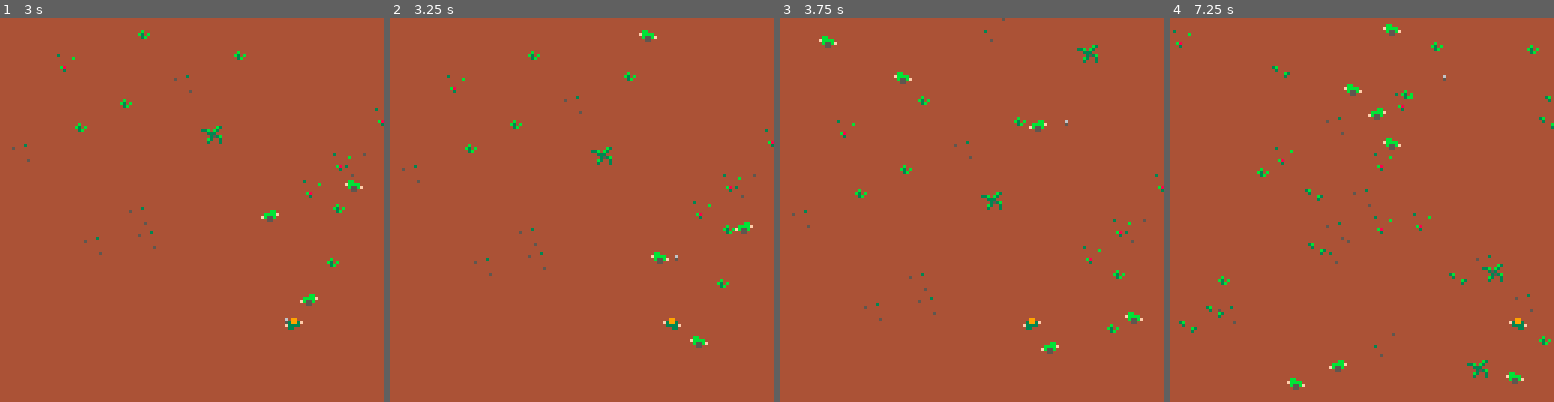
Above: before the commit, frames 1-4 (left to right).
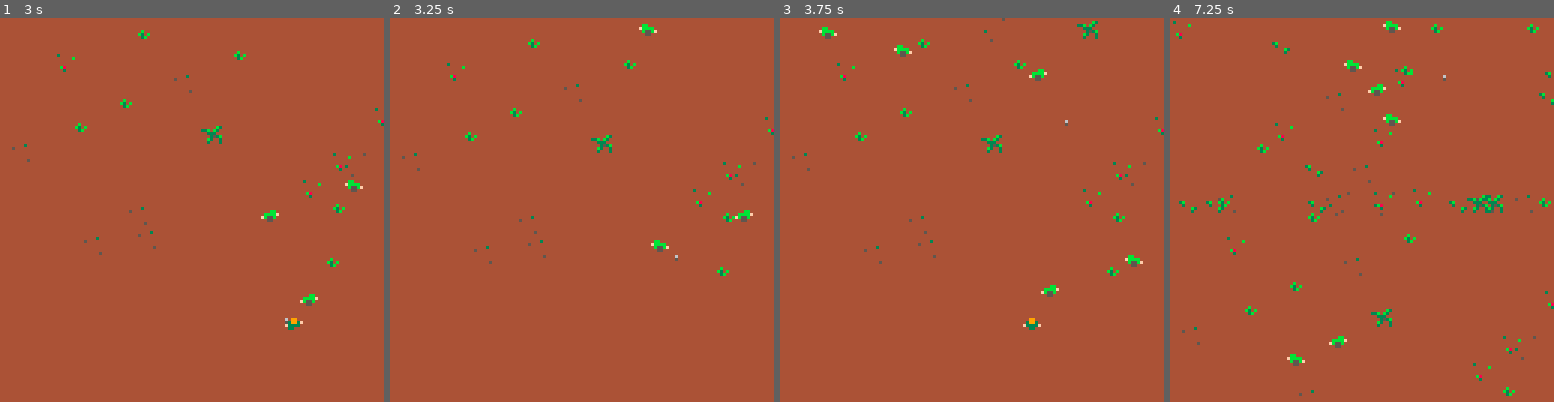
Above: after the commit, the same moments.

Repository: pond823/GetToTheChopper
Game: PICO-8 cartridge gettothechopper.p8
Two runs of this game, one before a commit and one after it. Both use one fixed random seed, a clock stepped at 60 frames per second and the inputs below.
Inputs:
- Up to frame 1 (3 s): tap X (X key) at 0.33, 1.07, 1.85, 2.97 s; hold Right 1.6-2.1 s; hold Right from 2.47 s (still down)
- Up to frame 2 (3.25 s): release Right at 3.03 s; hold Left from 3.08 s (still down)
- Up to frame 3 (3.75 s): release Left at 3.58 s
- Up to frame 4 (7.25 s): hold Right 4.02-4.68 s; tap X (X key) at 4.08, 5.2, 6.32 s; hold Left 5.08-5.68 s; hold Right 6.08-6.58 s; hold Right 6.63-7.13 s

Frame 1 is identical in both runs. In frame 2, 1.8% of the frame differs, in the area x 3-100%, y 1-86%; in frame 3, 2.2%; in frame 4, 3.7%, in the area x 0-100%, y 0-99%.

Commit message:
Flash and pause on knock down

Diff:
--- a/gettothechopper.p8
+++ b/gettothechopper.p8
@@ -9,6 +9,8 @@
 game = {}
 game.state = 1
 game.timer = 1
+game.scroll = 1
+game.get_up_timer =0
 sprites = {}
 player = {}
 bullets = {}
@@ -45,7 +47,10 @@
   foreach(bullets, update_bullet)
   foreach(terrain, scroll_terrain)
   foreach(bad_guys, scroll_bad_guy)
+
+  knock_down_check()
   bullets_collide()
+  player_collide()
   if (btn(0)) then
     if (player.sprite.x>1) player.sprite.x-=1
   end
@@ -81,7 +86,7 @@
 end
 
 function scroll_terrain(item)
-  item.y+=1
+  item.y+=game.scroll
   if (item.y >128) del(terrain,item)
 end
 
@@ -96,7 +101,7 @@
 end
 
 function scroll_bad_guy(item)
-  item.y+=2
+  item.y+=game.scroll+1
   if (item.y >128) del(bad_guys,item)
 end
 
@@ -117,6 +122,31 @@
   end
 end
 
+function player_collide()
+  for _,bad_guy in pairs(bad_guys) do
+    if (player.sprite != nil and bad_guy != nil) then
+      if (collison(player.sprite, bad_guy)) then
+          del(bad_guys,bad_guy)
+          del(sprites,bad_guy)
+          game.scroll = 0
+          game.get_up_timer = 30
+          del(sprites,player.sprite)
+          player.sprite = new_sprite(player.sprite.x,100,5,{5,6},1,0,0,6,4)
+        end
+      end
+    end
+
+end
+
+function knock_down_check()
+ //is the player knocked down?
+  if (game.get_up_timer>0) game.get_up_timer-=1
+  if (game.get_up_timer == 1) then
+    game.scroll = 1
+    del(sprites,player.sprite)
+    player.sprite = new_sprite(player.sprite.x,100,5,{1,2},1,0,0,6,4)
+  end
+end
 
 --
 -- draw functions
@@ -215,10 +245,10 @@
 
 
 __gfx__
-0000000000990000009900000bb00000000bb0000000000000000000000000000000000000000000000000000000000000000000000000000000000000000000
-0000000003993f00f3993000fbbbb0000bbbbf000000000000000000000000000000000000000000000000000000000000000000000000000000000000000000
-00700700f333300003333f000b55bf00fb55b0000000000000000000000000000000000000000000000000000000000000000000000000000000000000000000
-00077000033000000003300000550000005500000000000000000000000000000000000000000000000000000000000000000000000000000000000000000000
+0000000000990000009900000bb00000000bb0000099000000000000000000000000000000000000000000000000000000000000000000000000000000000000
+0000000003993f00f3993000fbbbb0000bbbbf000399300000000000000000000000000000000000000000000000000000000000000000000000000000000000
+00700700f333300003333f000b55bf00fb55b000f3333f0000000000000000000000000000000000000000000000000000000000000000000000000000000000
+00077000033000000003300000550000005500000033000000000000000000000000000000000000000000000000000000000000000000000000000000000000
 00077000000000000000000000000000000000000000000000000000000000000000000000000000000000000000000000000000000000000000000000000000
 00700700000000000000000000000000000000000000000000000000000000000000000000000000000000000000000000000000000000000000000000000000
 00000000000000000000000000000000000000000000000000000000000000000000000000000000000000000000000000000000000000000000000000000000
